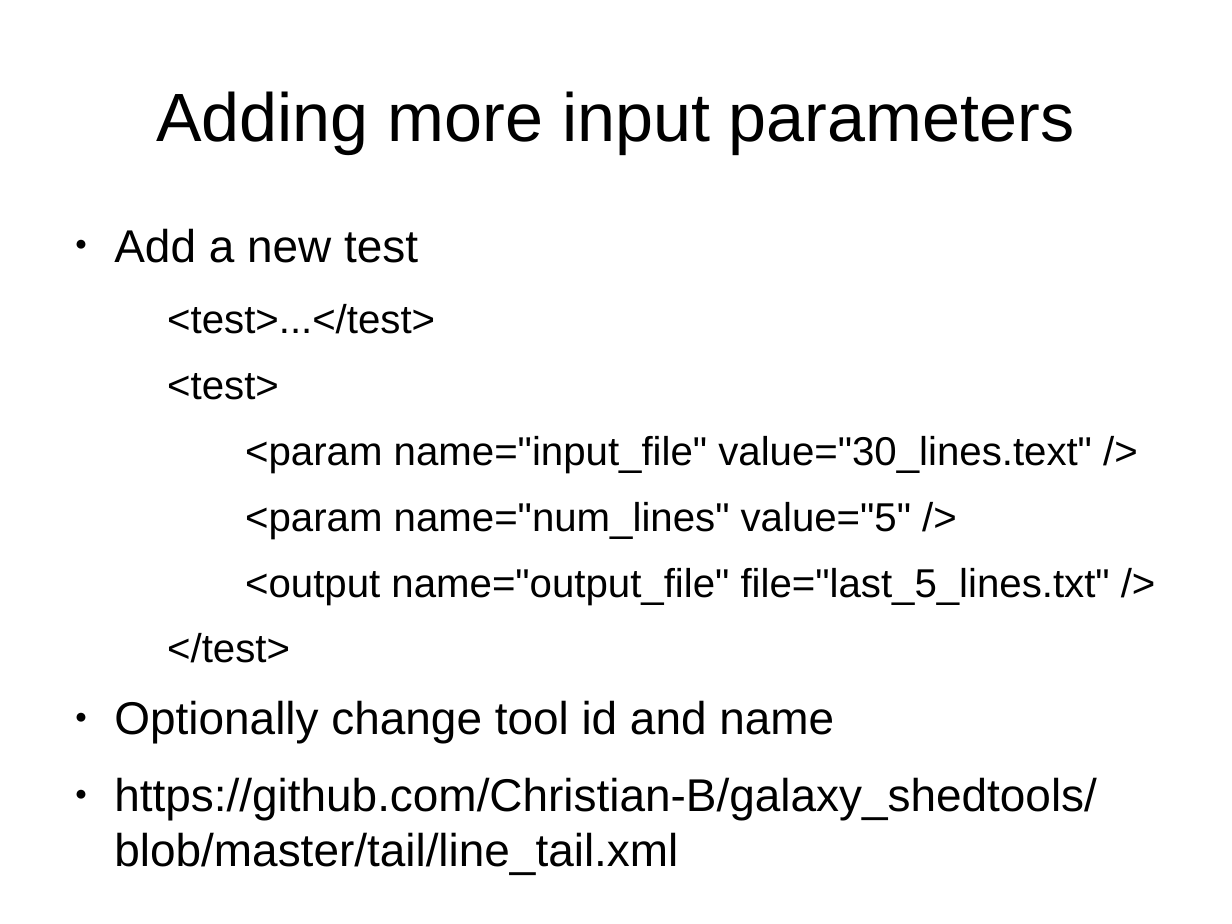
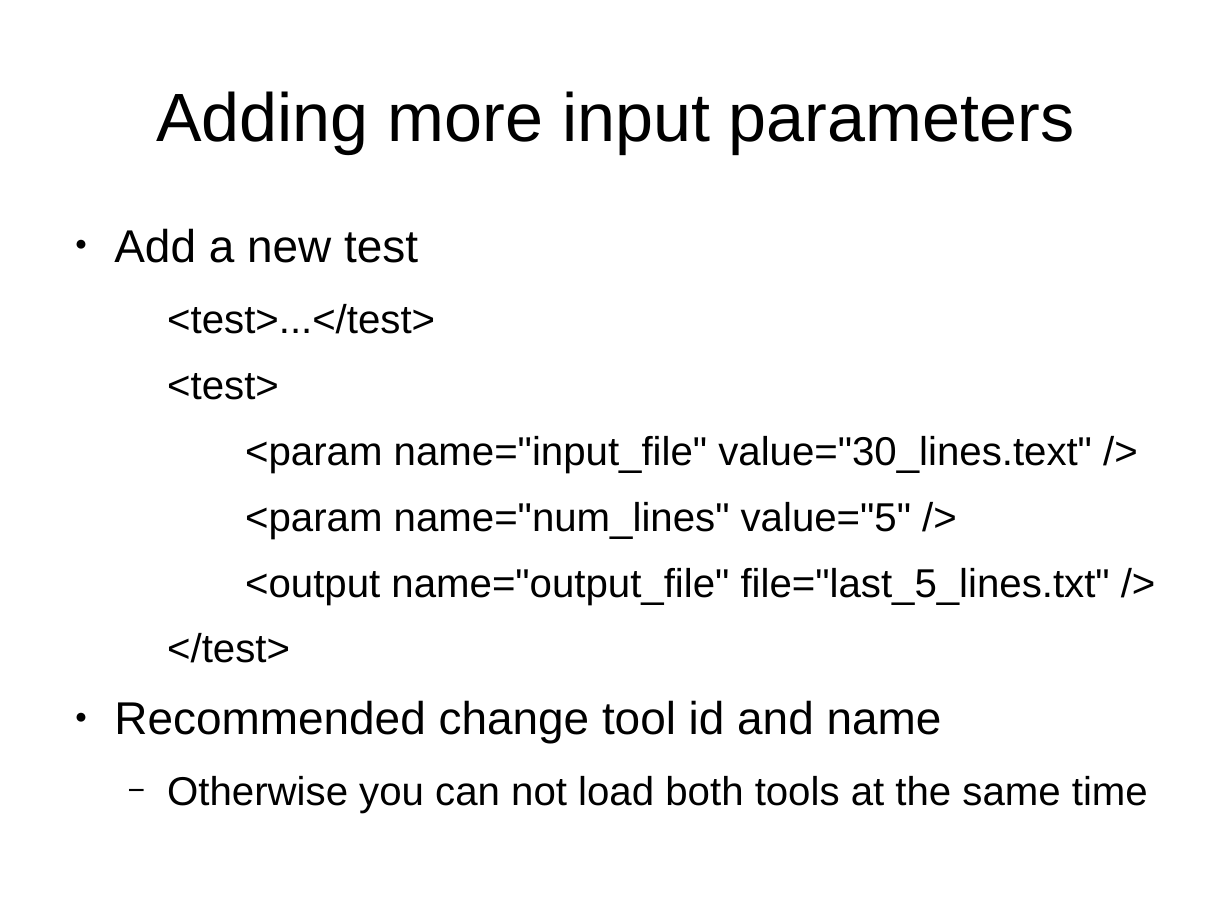
Before and after one commit to Christian-B/galaxy_tutorial, a slide deck: slide 24 of tool_xml.odp. Drawn at 1232x924 pixels with LibreOffice and Linux fonts; fonts in the diff are those of the drawing. Boxes give left, top, right and bottom in pixels: in the first picture for what was removed or moved away, otherwise in the second. Text is boxed around its words. In the diff, an @@ line names an element or a change of style, - is before the commit and + after.

Commit message:
Minor fixes

```diff
--- a/tool_xml.odp
+++ b/tool_xml.odp
@@ text at [114,700,1148,814]: text changed; size 29.6 to 25.9 pt @@
-● Optionally change tool id and name
-● https://github.com/Christian-B/galaxy_shedtools/blob/master/tail/line_tail.xml
+● Recommended change tool id and name
+  − Otherwise you can not load both tools at the same time
```
Also in this commit, not shown: 7 other slides changed.
